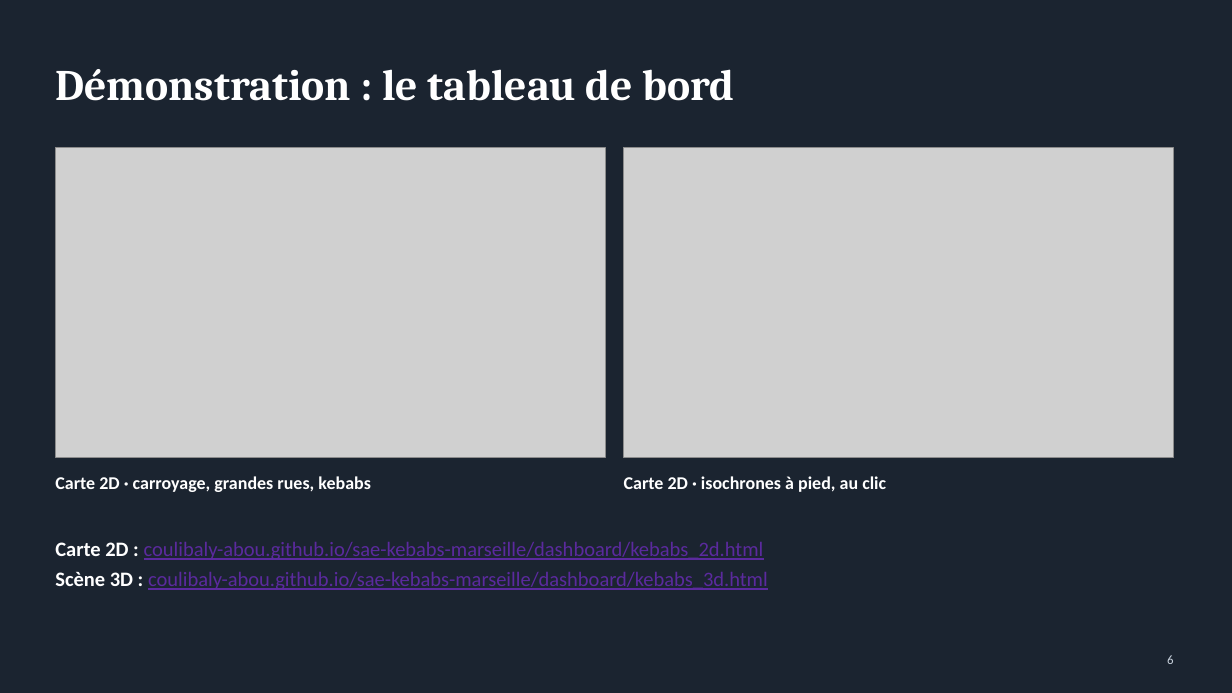
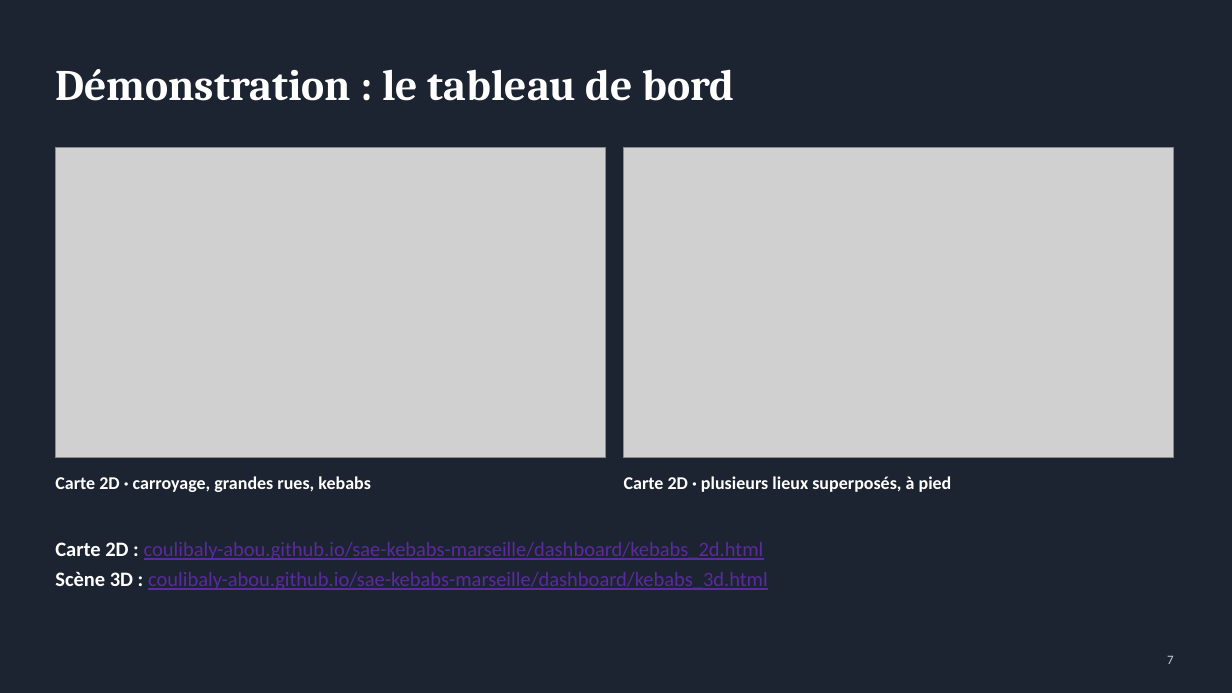
Before and after one commit to coulibaly-abou/sae-kebabs-marseille, a slide deck: slide 7 of rapport/AMAVIGAN_COULIBALY_soutenance_SAE5EMS01.pptx (slide 6 before the commit). Drawn at 1232x693 pixels with LibreOffice and Linux fonts; fonts in the diff are those of the drawing; grey boxes stand for pictures. Boxes give left, top, right and bottom in pixels: in the first picture for what was removed or moved away, otherwise in the second. Text is boxed around its words. In the diff, an @@ line names an element or a change of style, - is before the commit and + after.

```diff
--- a/rapport/AMAVIGAN_COULIBALY_soutenance_SAE5EMS01.pptx
+++ b/rapport/AMAVIGAN_COULIBALY_soutenance_SAE5EMS01.pptx
@@ text at [624,476,952,492]: text changed @@
-Carte 2D · isochrones à pied, au clic
+Carte 2D · plusieurs lieux superposés, à pied
@@ page number at [1167,656,1173,664]: text changed @@
-6
+7
```
Also in this commit, not shown: 4 other slides changed, 4 slides added, 17 other files.
